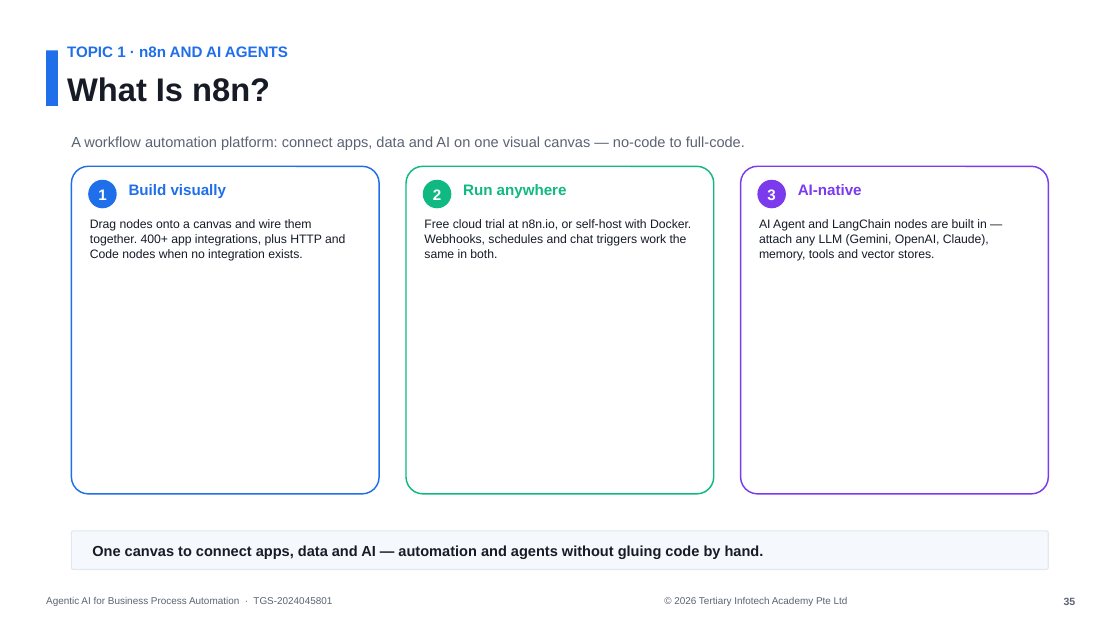
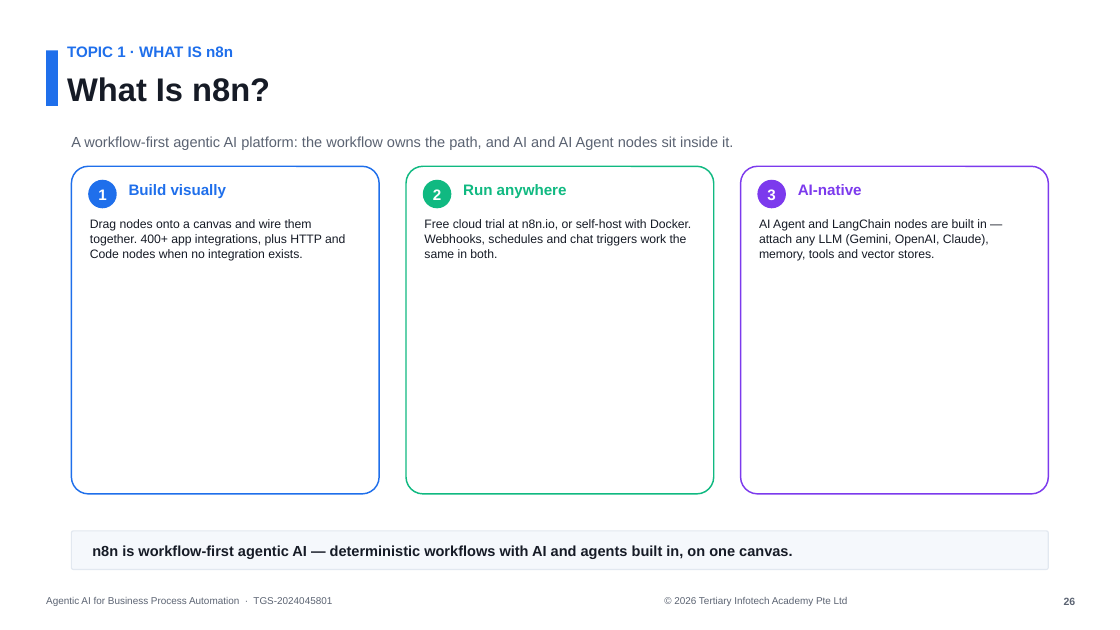
Before and after one commit to tertiarycourses/TGS-2024045801-Agentic-AI-for-Business-Process-Automation, a slide deck: slide 26 of courseware/Agentic AI for Business Process Automation-v2.1.pptx (slide 35 before the commit). Drawn at 1120x630 pixels with LibreOffice and Linux fonts; fonts in the diff are those of the drawing. Boxes give left, top, right and bottom in pixels: in the first picture for what was removed or moved away, otherwise in the second. Text is boxed around its words. In the diff, an @@ line names an element or a change of style, - is before the commit and + after.

```diff
--- a/courseware/Agentic AI for Business Process Automation-v2.1.pptx
+++ b/courseware/Agentic AI for Business Process Automation-v2.1.pptx
@@ text at <box>67,46,233,57</box>: text changed @@
-TOPIC 1 · n8n AND AI AGENTS
+TOPIC 1 · WHAT IS n8n
@@ text at <box>71,136,733,150</box>: text changed @@
-A workflow automation platform: connect apps, data and AI on one visual canvas — no-code to full-code.
+A workflow-first agentic AI platform: the workflow owns the path, and AI and AI Agent nodes sit inside it.
@@ text at <box>92,545,792,559</box>: text changed @@
-One canvas to connect apps, data and AI — automation and agents without gluing code by hand.
+n8n is workflow-first agentic AI — deterministic workflows with AI and agents built in, on one canvas.
```
Also in this commit, not shown: 10 other slides changed, 10 other files.
